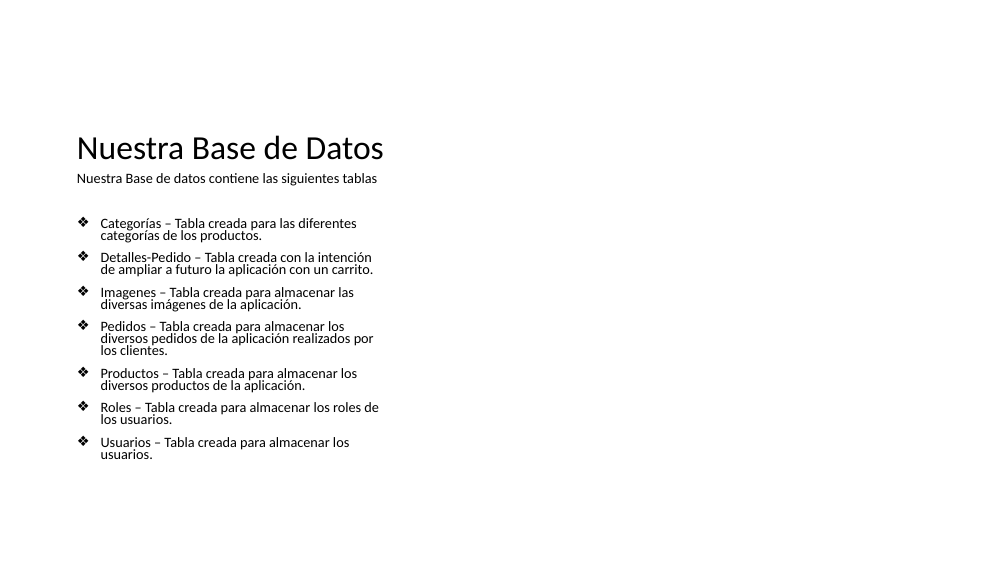
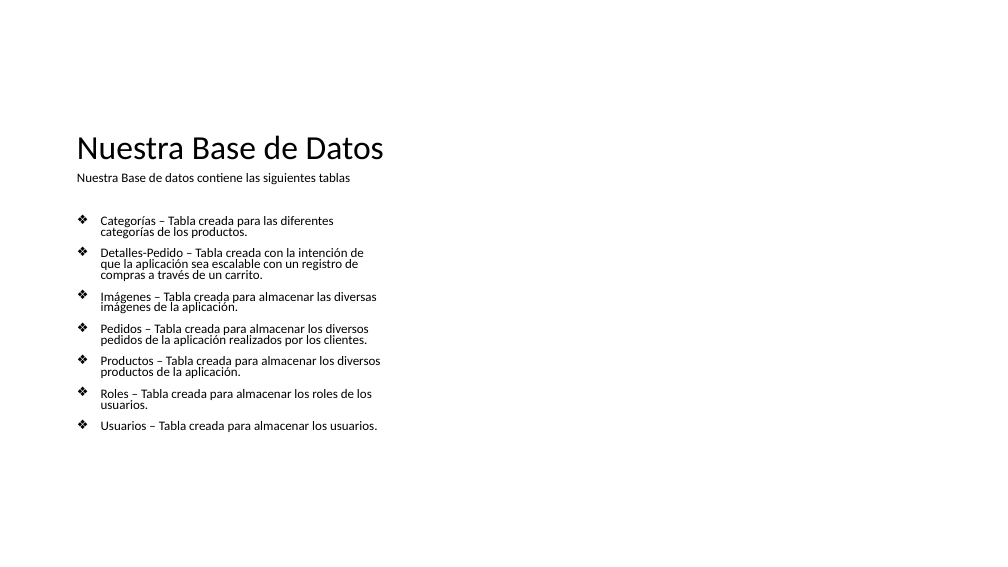
Before and after one commit to PabloGarciaLucas/La_Galeria, a slide deck: slide 4 of La Galería.pptx. Drawn at 1008x567 pixels with LibreOffice and Linux fonts; fonts in the diff are those of the drawing. Boxes give left, top, right and bottom in pixels: in the first picture for what was removed or moved away, otherwise in the second. Text is boxed around its words. In the diff, an @@ line names an element or a change of style, - is before the commit and + after.

```diff
--- a/La Galería.pptx
+++ b/La Galería.pptx
@@ text at [77, 173, 380, 432]: size 13.6 to 12.4 pt in "Nuestra Base de datos contiene las siguientes ...", "Categorías – Tabla creada para las diferentes ...", "Pedidos – Tabla creada para almacenar los ...", "Productos – Tabla creada para almacenar los ..." and 2 more places @@
@@ text at [101, 248, 377, 314]: text changed; size 13.6 to 12.4 pt @@
-❖ Detalles-Pedido – Tabla creada con la intención de ampliar a futuro la aplicación con un carrito.
-❖ Imagenes – Tabla creada para almacenar las diversas imágenes de la aplicación.
+❖ Detalles-Pedido – Tabla creada con la intención de que la aplicación sea escalable con un registro de compras a través de un carrito.
+❖ Imágenes – Tabla creada para almacenar las diversas imágenes de la aplicación.
```
Also in this commit, not shown: 1 other slide changed.
